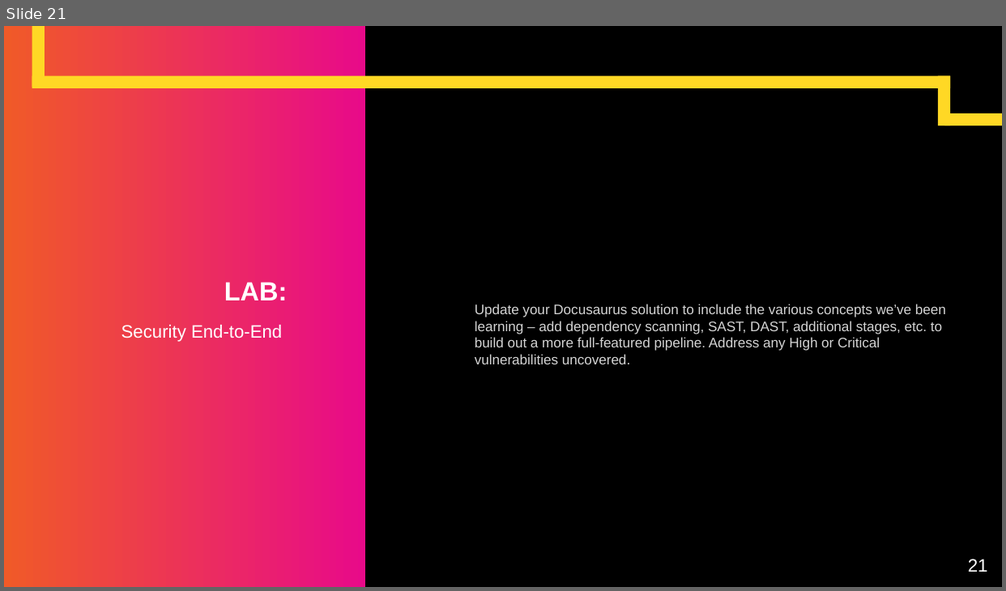
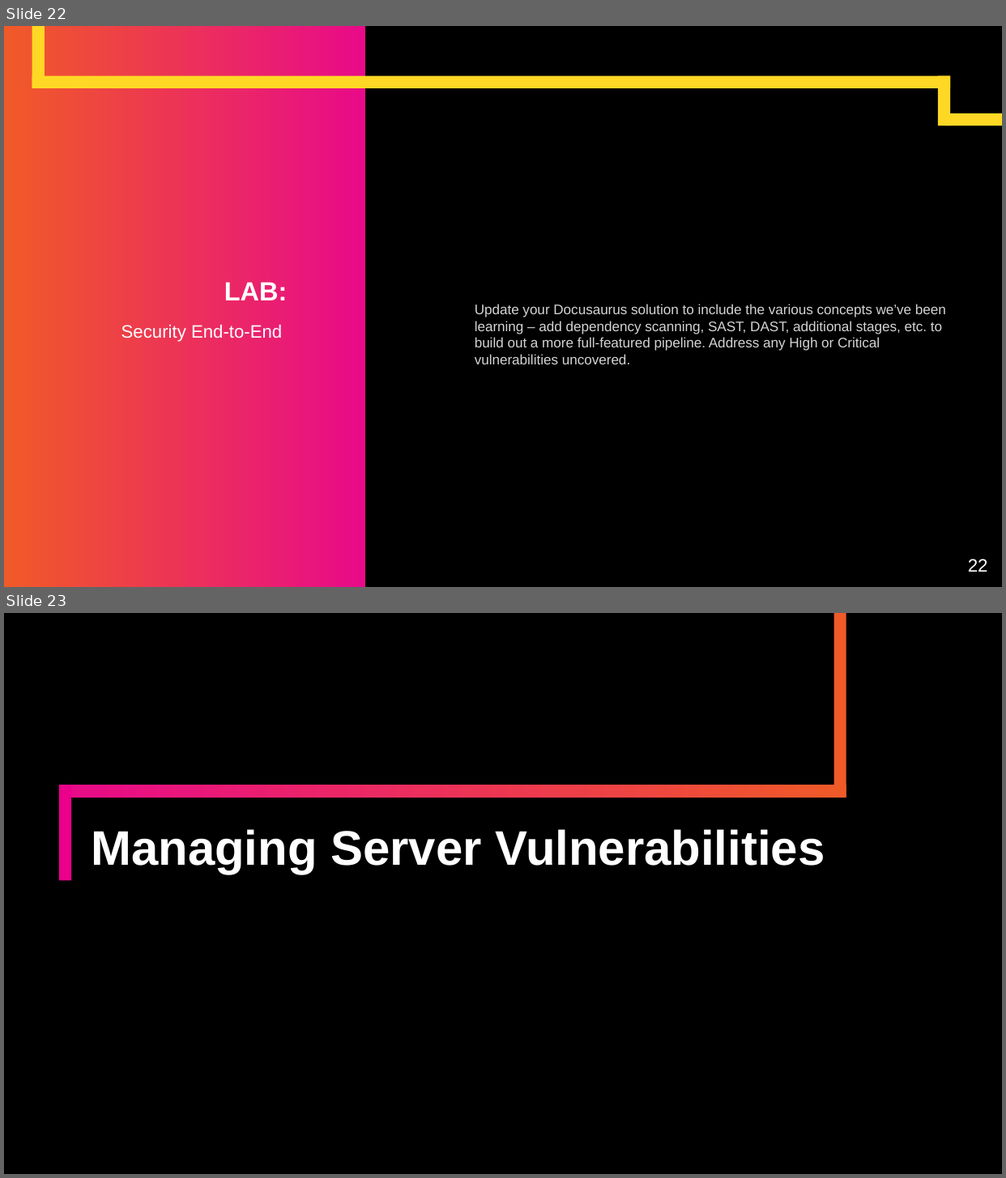
Before and after one commit to KernelGamut32/devsecops-agile-gitlab, a slide deck: gitlab/slides/GitLab.pptx. Shown one above the other, each under a label of ours: slide 21 before the commit, slides 22 and 23 after it. The pictures are 1006x591 and 1006x1178 pixels, drawn with LibreOffice and Linux fonts; fonts in the diff are those of the drawing; background and template pictures are left out. Boxes give left, top, right and bottom in pixels: in the first picture for what was removed or moved away, otherwise in the second. Text is boxed around its words. In the diff, an @@ line names an element or a change of style, - is before the commit and + after.

```diff
--- a/gitlab/slides/GitLab.pptx
+++ b/gitlab/slides/GitLab.pptx
@@ slide 23 added at [4,613,1002,1174], background #000000 @@
@@ rectangle added at [834,613,846,798], fill #F05A28 @@
@@ rectangle added at [59,785,846,797], fill gradient #F05A28 to #E80A89 @@
@@ rectangle added at [59,785,71,880], fill #EA008A @@
@@ title added at [91,829,825,874], 35 pt, text #FFFFFF, bold @@
+Managing Server Vulnerabilities
@@ what was slide 21 is now slide 22 @@
@@ page number at [968,559,988,572]: text changed @@
-21
+22
```
Also in this commit, not shown: 1 slide changed, 5 other slides added, 3 other files.
